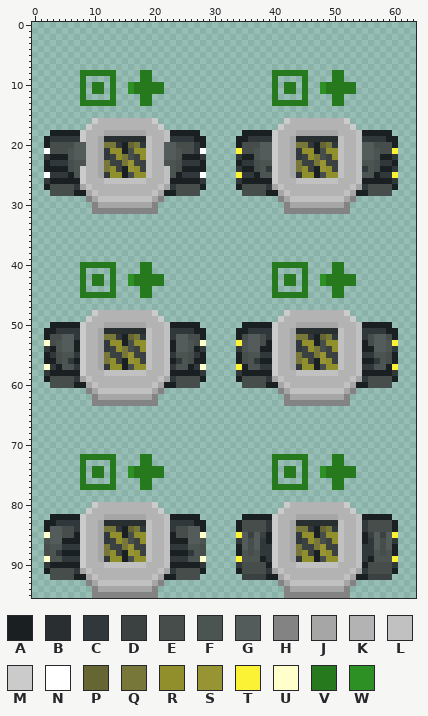
Sprite sheet, stored at Resources/Textures/_RMC14/Structures/Machines/Medical/medilink.rsi/medlink_unclamping.png. This is how it looked before the edit.
The file is 64x96 pixels. Colours within 5 levels of each other are drawn and written as one.
Palette (. is transparent): A #1a2022  B #292f31  C #31383b  D #3b4140  E #464d4b  F #4c5452  G #535c5b  H #838383  J #a6a6a6  K #b3b3b3  L #c1c1c1  M #cbcbcb  N #ffffff  P #666632  Q #77773a  R #918e2c  S #979533  T #fbf236  U #ffffcc  V #27791e  W #2d9024
And afterwards:
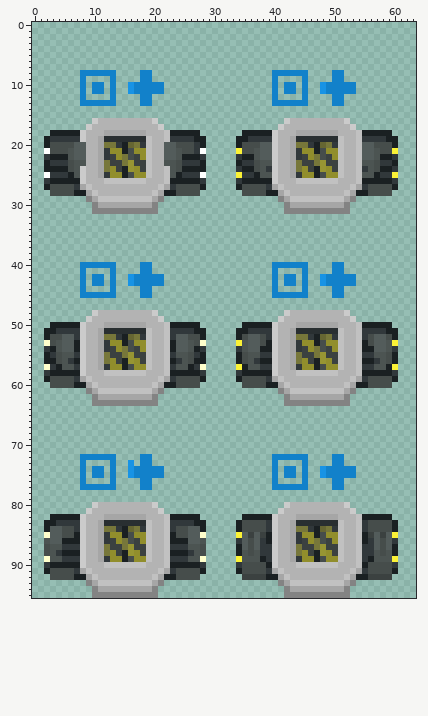
Difference:
@@ palette @@
-V #27791e
+V #1281ca
-W #2d9024
+W #1893e5
@@ x 14..18 @@
 72 ....V
-73 ....V
+73 ..W.V
 74 ..WVV
Changed places in both pictures, as pixel boxes (x1, y1, x2, y2):
changed: (80, 70, 164, 106)
changed: (272, 70, 356, 106)
changed: (80, 262, 164, 298)
changed: (272, 262, 356, 298)
changed: (80, 454, 164, 490)
changed: (272, 454, 356, 490)
